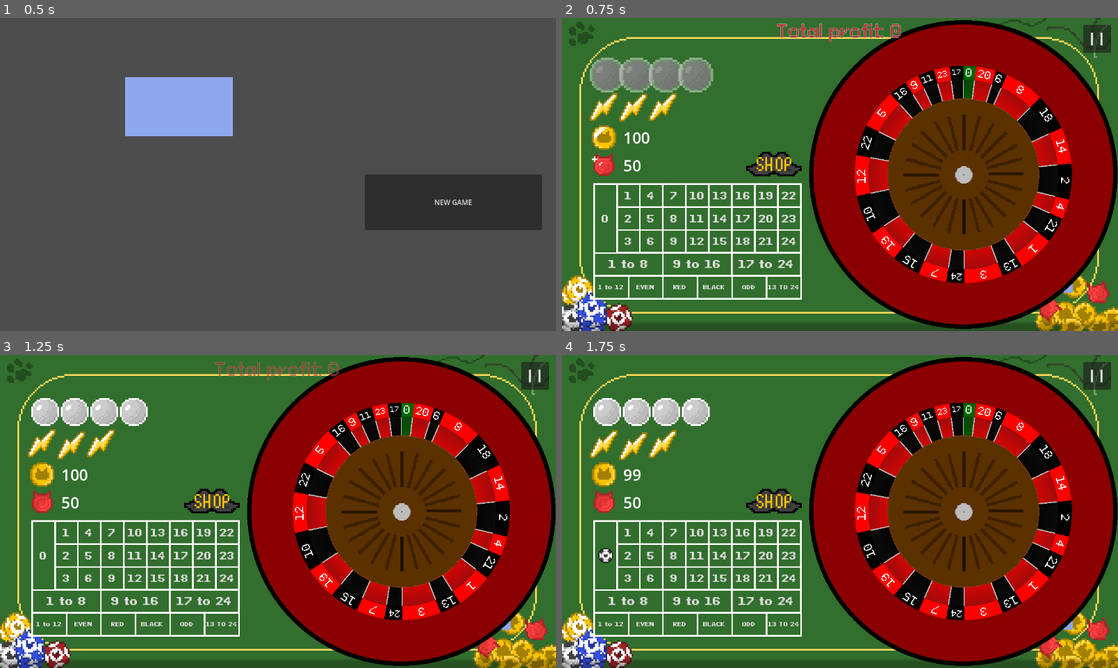
Above: before the commit, frames 1-4 (two rows, left to right).
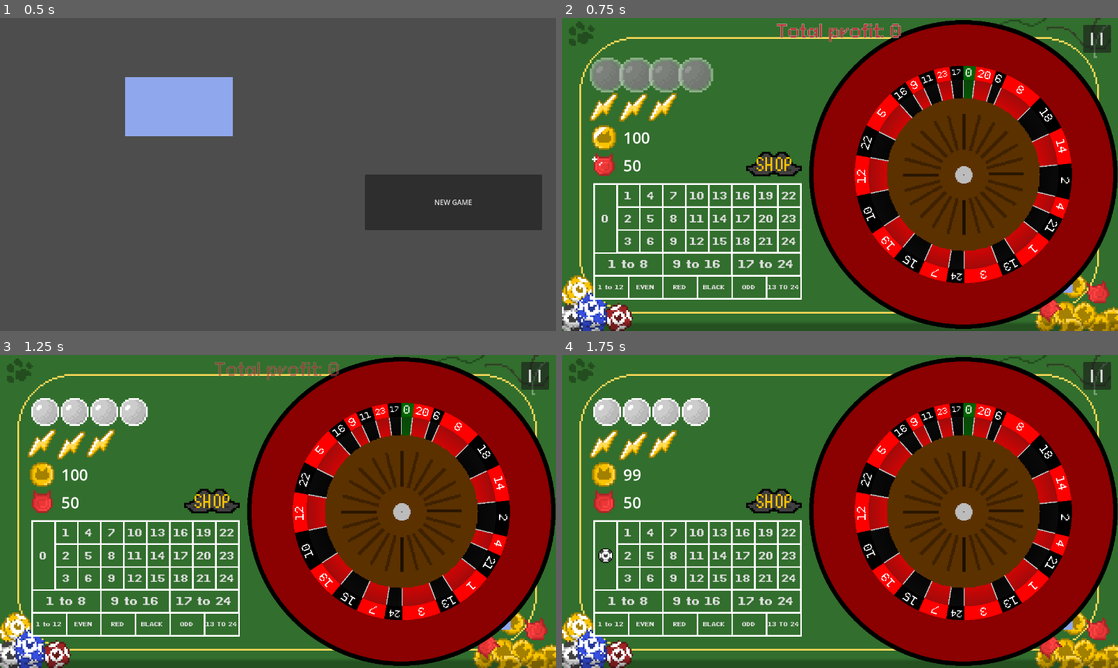
Above: after the commit, the same moments.

Repository: DuneRanger/Very-Serious-GameJam-2026
Game: Godot game, scene res://scenes/main.tscn
Two runs of this game, one before a commit and one after it. Both use one fixed random seed, a clock stepped at 60 frames per second and the inputs below. Sound files missing from this copy of the repository are replaced by a short silence.
Inputs:
- Up to frame 1 (0.5 s): no input
- Up to frame 2 (0.75 s): click "NEW GAME" at 0.5 s
- Up to frame 3 (1.25 s): no input
- Up to frame 4 (1.75 s): click "0" at 1.25 s

Frame 1 is identical in both runs. In frame 2, 0.3% of the frame differs, in the area x 58-86%, y 25-75%; in frame 3, 0.3%; in frame 4, 0.3%.

Commit message:
Improve boost spinning

Diff:
--- a/scenes/game/game_scene/boost_bar/boost_system.gd
+++ b/scenes/game/game_scene/boost_bar/boost_system.gd
@@ -22,6 +22,7 @@
 	GameManagerGlobal.on_boost.emit(boost_amount)
 	$boost_bar/Button.visible = false
 	$boost_bar/bar/inner/boost_indicator/AnimationPlayer.pause()
+	GameManagerGlobal.applying_boost = true
 	$Timer.start()
 
 func _on_happy_button_pressed() -> void:
@@ -41,6 +42,5 @@
 func _on_timer_timeout() -> void:
 	$boost_bar.visible = false
 	$boost_bar/Button.visible = true
-	GameManagerGlobal.applying_boost = true
 	GameManagerGlobal.modify_game_state(GameEnums.game_states.SPIN_PHASE)
 	$Timer.stop()
--- a/scenes/game/game_scene/roulette/roulette.gd
+++ b/scenes/game/game_scene/roulette/roulette.gd
@@ -7,7 +7,7 @@
 
 static func get_random_roulette_rot() -> float:
 	var rot = 0.0
-	while abs(rot) < 0.03 : rot = randf_range(-0.04, 0.04)
+	while abs(rot) < 0.02 : rot = randf_range(-0.03, 0.03)
 	return rot
 
 # -------------------------------- Initial values --------------------------------
@@ -127,7 +127,7 @@
 	draw_set_transform(Vector2(0, 0), 0)
 
 func prepare_textures():
-	var scale = Vector2(1, 1) * inner_circle_radius / 75
+	var scale = Vector2(1, 1) * (inner_circle_radius + 4) / 75
 	print(scale)
 	$inner_wheel_sprite.apply_scale(scale)
 
@@ -232,7 +232,7 @@
 						#text += str(round(ball.get_speed())) + str(ball.caught_cell != null) + ", "
 				#print(text)
 		GameEnums.game_states.STOP_PHASE:
-			rotate_roulette()
+			if GameManagerGlobal.applying_boost: rotate_roulette()
 		GameEnums.game_states.BET_PHASE:
 			#if reset: full_reset()
 			if reset: add_ball()
@@ -356,7 +356,7 @@
 
 func apply_boost(amount : float):
 	print("called apply boost with ", amount)
-	rotation_speed += 0.01 * amount
+	rotation_speed = 0.01 * sqrt(amount)
 	for ball : RouletteBall in balls:
 		ball.settled = false
 		ball.apply_central_impulse(-ball.position.rotated(randf_range(-0.3, 0.3)) * amount)
--- a/scenes/game/game_scene/roulette/roulette_bank.gd
+++ b/scenes/game/game_scene/roulette/roulette_bank.gd
@@ -164,8 +164,8 @@
 	right_collider.rotation = (right_b - right_a).angle() - PI / 2.0
 	wall_body.add_child(right_collider)
 
-	_build_skip_gates(left_angle, right_angle, inner_r, outer_r)
-	var t = acos(RouletteBall.ball_radius * 5)
+	#_build_skip_gates(left_angle, right_angle, inner_r, outer_r)
+	var t = acos(RouletteBall.ball_radius * 10)
 	_build_catch_trigger(left_angle + t, right_angle - t, inner_r - RouletteBall.ball_radius / 2, outer_r - RouletteBall.ball_radius / 2)
 
 func _init(owner_cell: RouletteCell, bank_angle: float, bank_position: Vector2 = Vector2.ZERO, bank_width: float = 45.0):
